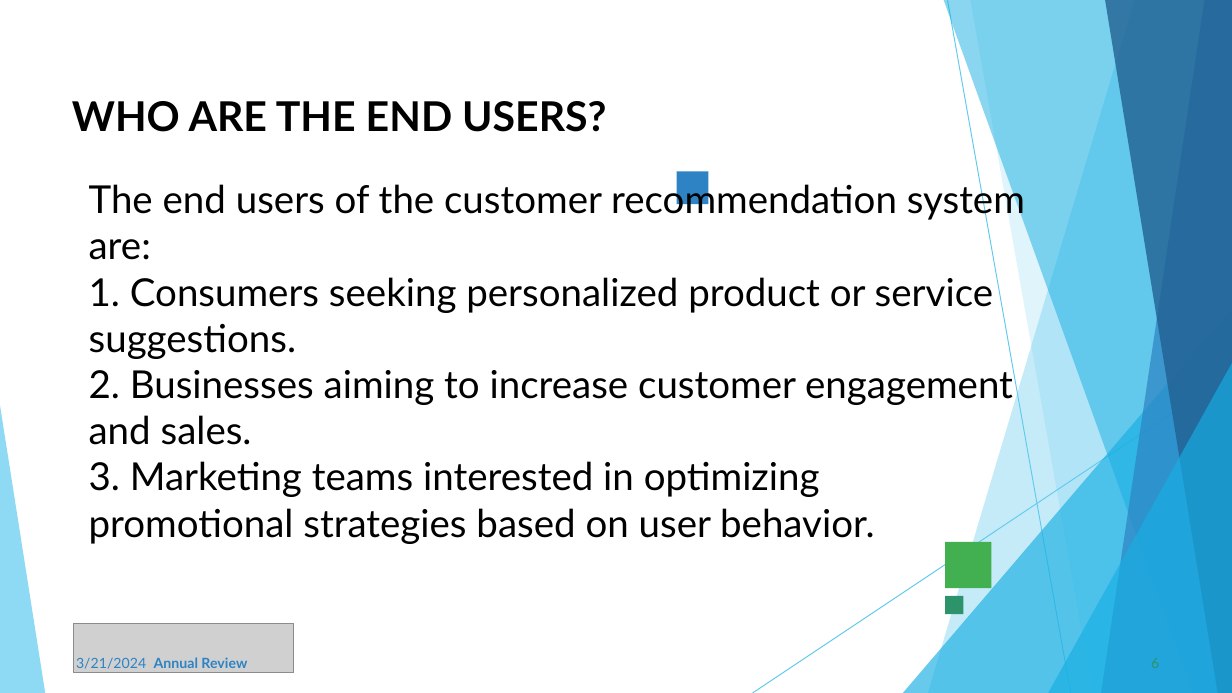
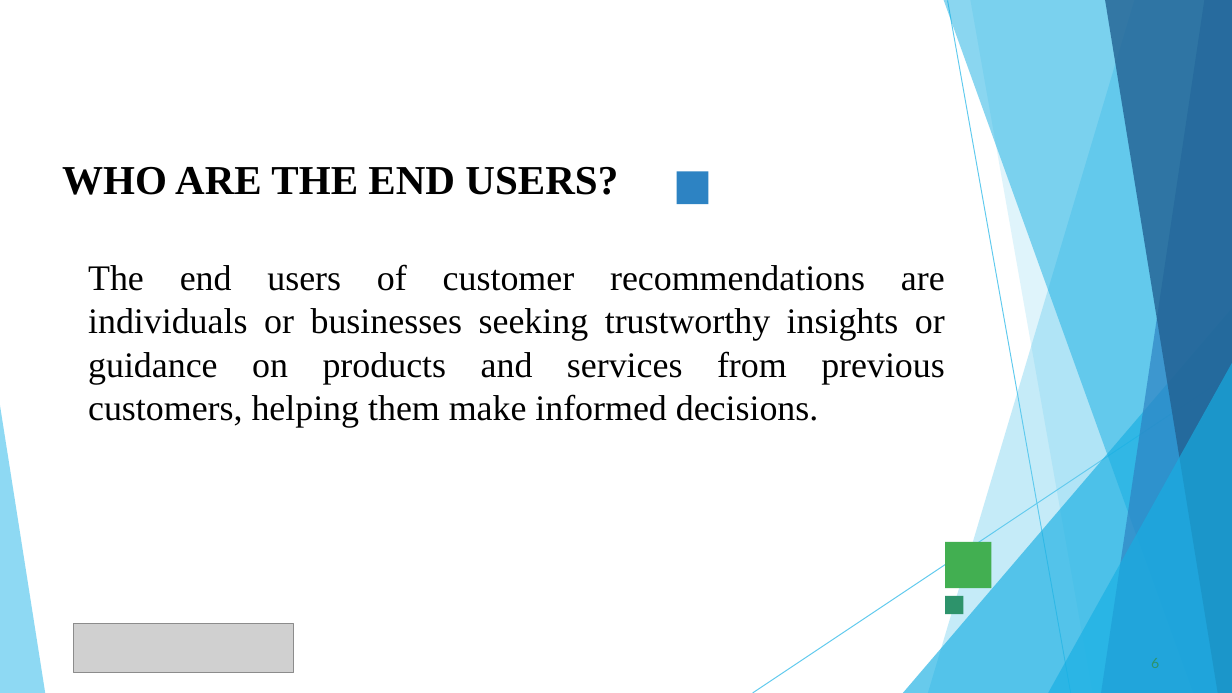
Before and after one commit to Venotha-2004/Naanmuthalvan, a slide deck: slide 6 of CUSTOMER_RECOMMENDATIONS.pptx. Drawn at 1232x693 pixels with LibreOffice and Linux fonts; fonts in the diff are those of the drawing; grey boxes stand for pictures. Boxes give left, top, right and bottom in pixels: in the first picture for what was removed or moved away, otherwise in the second. Text is boxed around its words. In the diff, an @@ line names an element or a change of style, - is before the commit and + after.

```diff
--- a/CUSTOMER_RECOMMENDATIONS.pptx
+++ b/CUSTOMER_RECOMMENDATIONS.pptx
@@ title "WHO ARE THE END USERS?": place and size @@
-title "WHO ARE THE END USERS?" at [72, 101, 606, 132]
+title "WHO ARE THE END USERS?" at [62, 166, 618, 195]
@@ title "WHO ARE THE END USERS?" at [62, 166, 618, 195]: font Lato to Times New Roman @@
@@ text at [88, 264, 945, 427]: text changed; size 30 to 28 pt; font Lato to Times New Roman @@
-The end users of the customer recommendation system are:
-1. Consumers seeking personalized product or service suggestions.
-2. Businesses aiming to increase customer engagement and sales.
-3. Marketing teams interested in optimizing promotional strategies based on user behavior.
+The end users of customer recommendations are individuals or businesses seeking trustworthy insights or guidance on products and services from previous customers, helping them make informed decisions.
@@ text removed at [76, 657, 247, 669] @@
-3/21/2024 Annual Review
```
Also in this commit, not shown: 7 other slides changed, 2 slides added, 2 slides removed.
